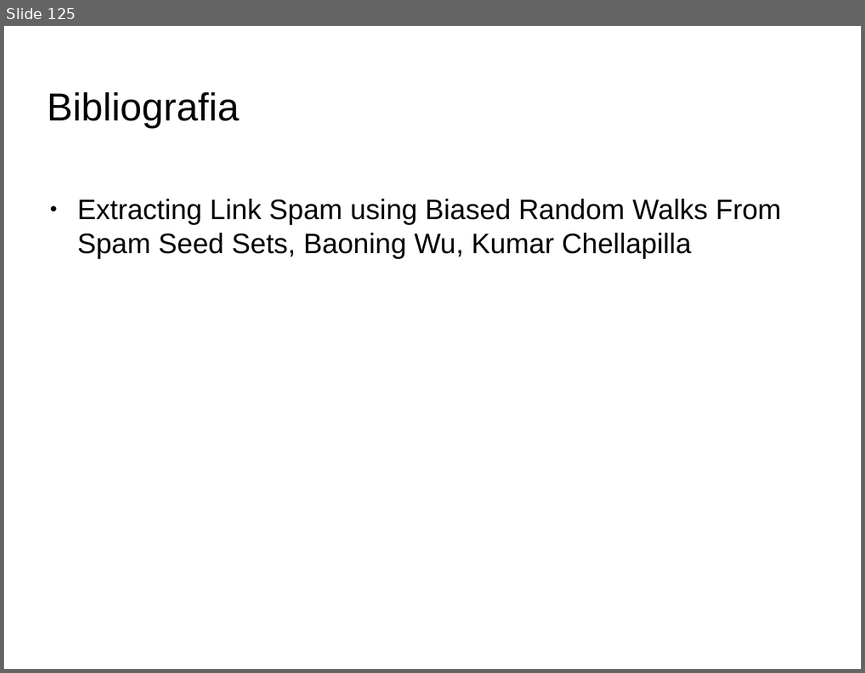
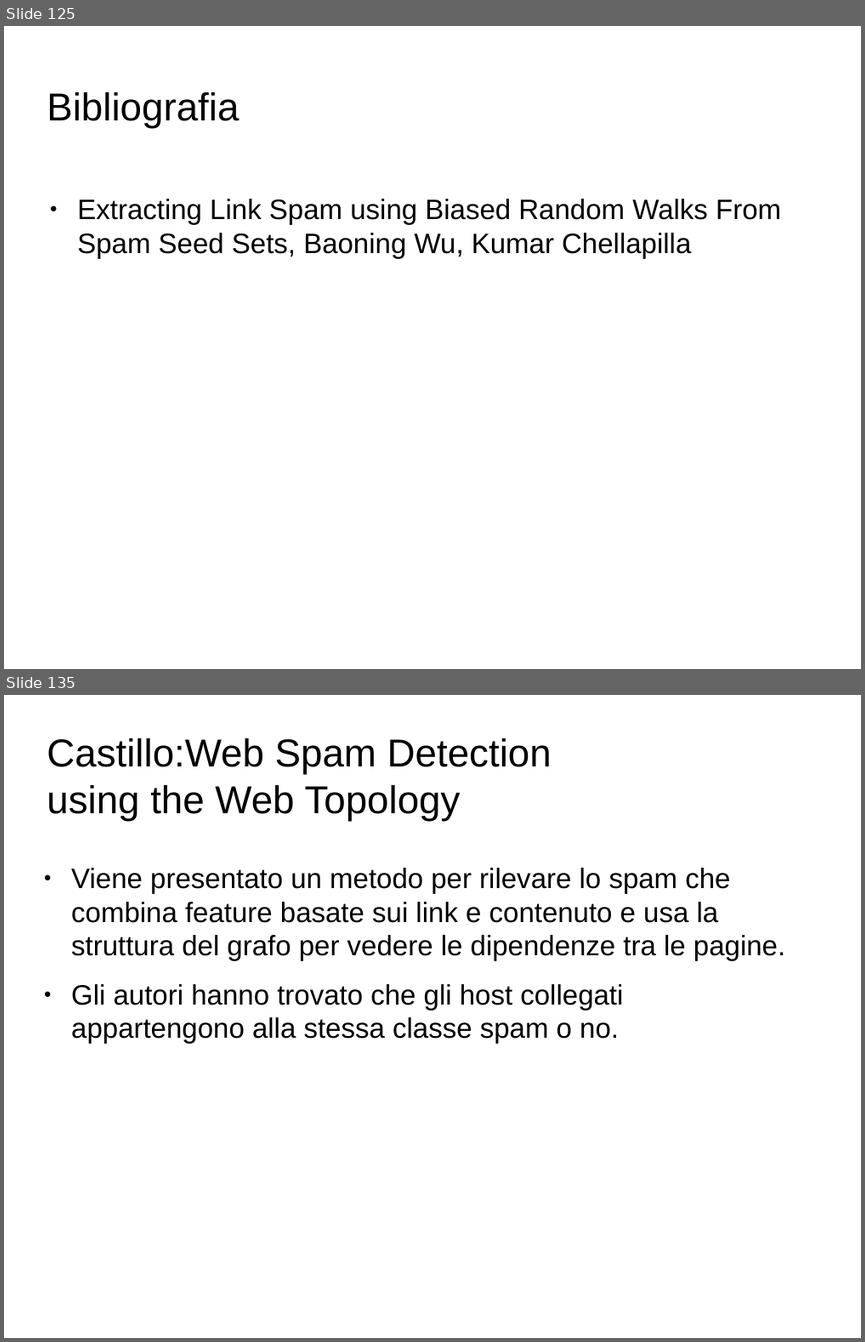
Before and after one commit to Toolanto/presentation, a slide deck: presentazione.odp. Shown one above the other, each under a label of ours: slide 125 before the commit, slides 125 and 135 after it; the slides between them are not shown. The pictures are 865x673 and 865x1342 pixels, drawn with LibreOffice and Linux fonts; fonts in the diff are those of the drawing; background and template pictures are left out. Boxes give left, top, right and bottom in pixels: in the first picture for what was removed or moved away, otherwise in the second. Text is boxed around its words. In the diff, an @@ line names an element or a change of style, - is before the commit and + after.

```diff
--- a/presentazione.odp
+++ b/presentazione.odp
@@ slide 135 added at <box>4,695,861,1338</box>, background picture (left out) @@
@@ title added at <box>46,738,551,821</box>, 36 pt, text #000000 @@
+Castillo:Web Spam Detection
+using the Web Topology
@@ text added at <box>71,868,785,1043</box>, 26 pt, text #000000 @@
+● Viene presentato un metodo per rilevare lo spam che combina feature basate sui link e contenuto e usa la struttura del grafo per vedere le dipendenze tra le pagine.
+● Gli autori hanno trovato che gli host collegati appartengono alla stessa classe spam o no.
```
Also in this commit, not shown: 1 slide changed, 52 other slides added.
